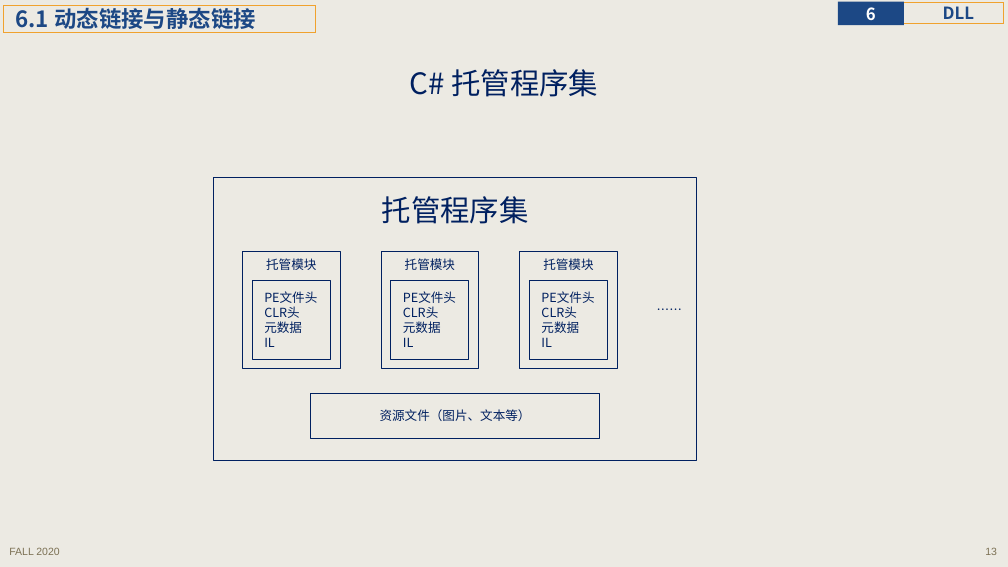
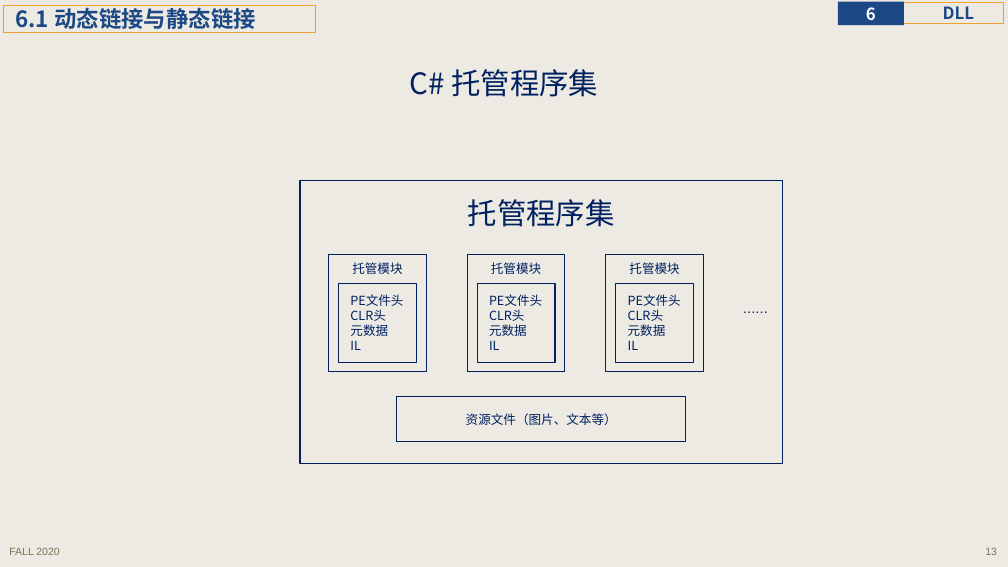
Before and after one commit to principleWindows/win-principle-2020, a slide deck: slide 13 of slides/instruction/principleWindows_6.pptx. Drawn at 1008x567 pixels with LibreOffice and Linux fonts; fonts in the diff are those of the drawing. Boxes give left, top, right and bottom in pixels: in the first picture for what was removed or moved away, otherwise in the second. Text is boxed around its words. In the diff, an @@ line names an element or a change of style, - is before the commit and + after.

```diff
--- a/slides/instruction/principleWindows_6.pptx
+++ b/slides/instruction/principleWindows_6.pptx
@@ 8 rectangles, 1 text moved together from (x1=214, y1=177, x2=721, y2=461) to (x1=300, y1=181, x2=808, y2=464) @@
```
Also in this commit, not shown: 5 other slides changed, 2 other files.
